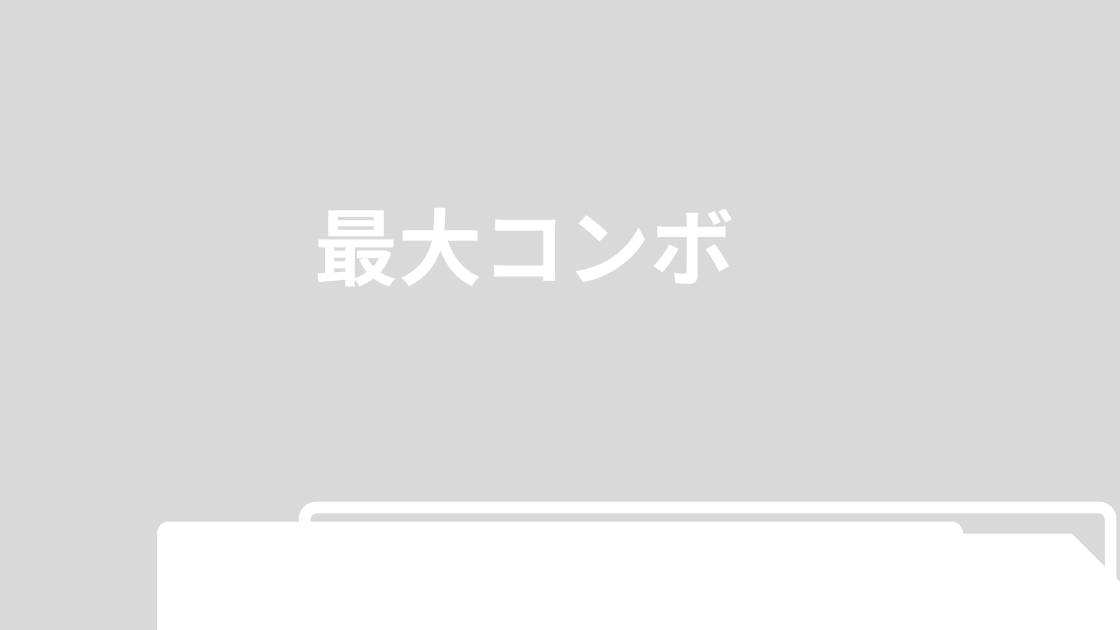
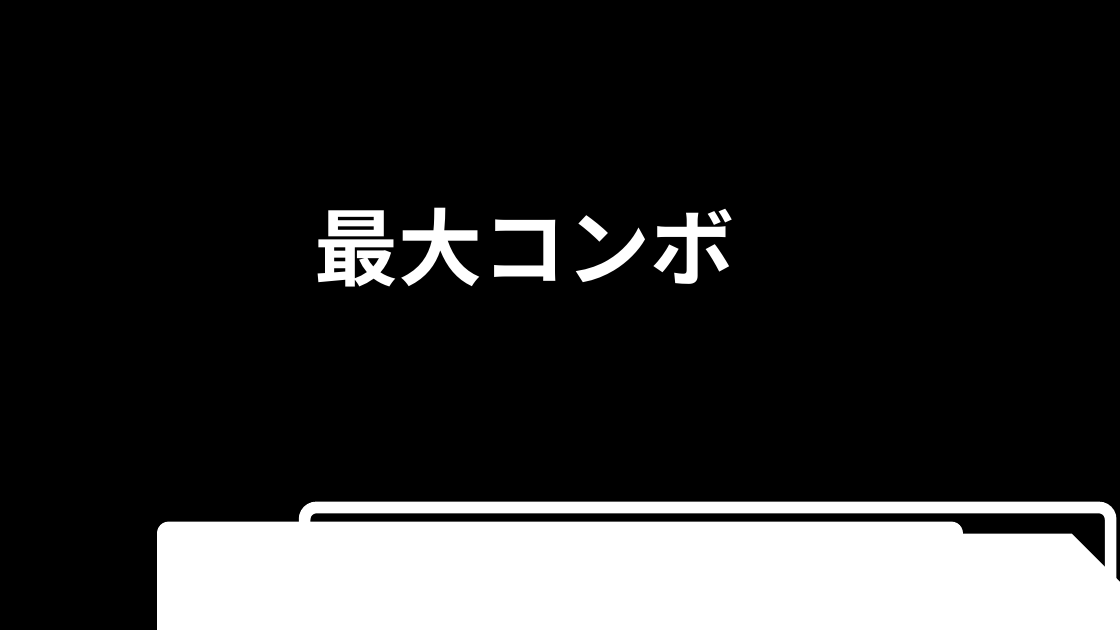
Before and after one commit to YuukiReiya/RhythmGame, a slide deck: slide 15 of resource.pptx (slide 13 before the commit). Drawn at 1120x630 pixels with LibreOffice and Linux fonts; fonts in the diff are those of the drawing. Boxes give left, top, right and bottom in pixels: in the first picture for what was removed or moved away, otherwise in the second. Text is boxed around its words. In the diff, an @@ line names an element or a change of style, - is before the commit and + after.

```diff
--- a/resource.pptx
+++ b/resource.pptx
@@ background #D9D9D9 to #000000 @@
```
Also in this commit, not shown: 1 other slide changed, 3 slides added.
